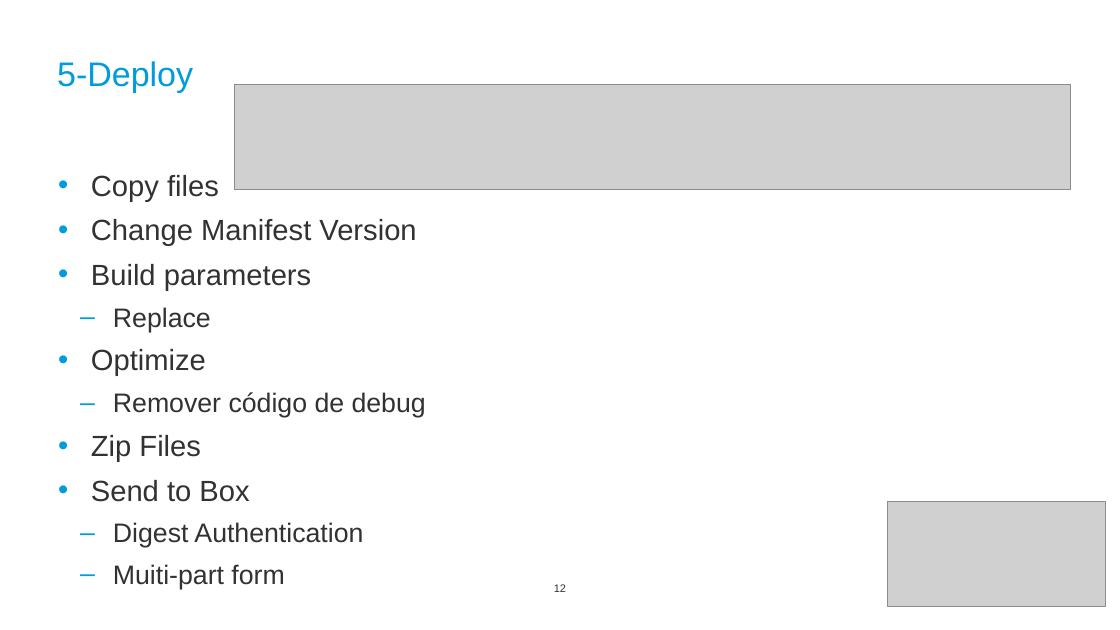
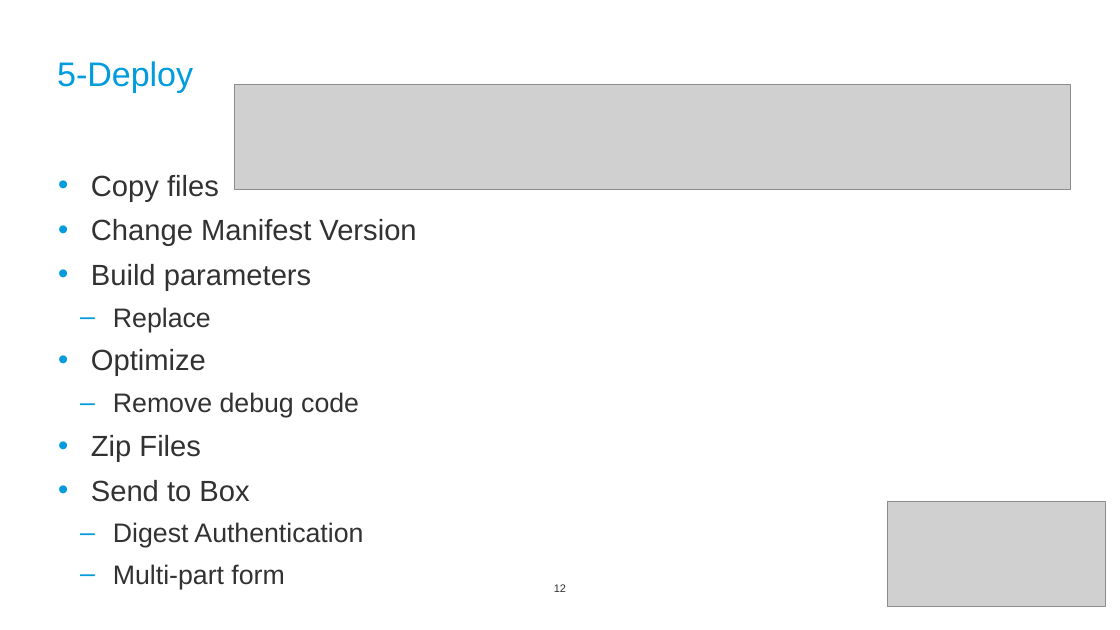
Before and after one commit to celsoaf/BrightScript-Debugger, a slide deck: slide 12 of doc/10-Apresentação.pptx. Drawn at 1120x630 pixels with LibreOffice and Linux fonts; fonts in the diff are those of the drawing; grey boxes stand for pictures; background and template pictures are left out. Boxes give left, top, right and bottom in pixels: in the first picture for what was removed or moved away, otherwise in the second. Text is boxed around its words. In the diff, an @@ line names an element or a change of style, - is before the commit and + after.

```diff
--- a/doc/10-Apresentação.pptx
+++ b/doc/10-Apresentação.pptx
@@ text at bbox=[113, 392, 359, 418]: text changed @@
-  – Remover código de debug
+  – Remove debug code
@@ text at bbox=[113, 564, 284, 589]: text changed @@
-  – Muiti-part form
+  – Multi-part form
```
Also in this commit, not shown: 2 other slides changed, 2 slides added.
